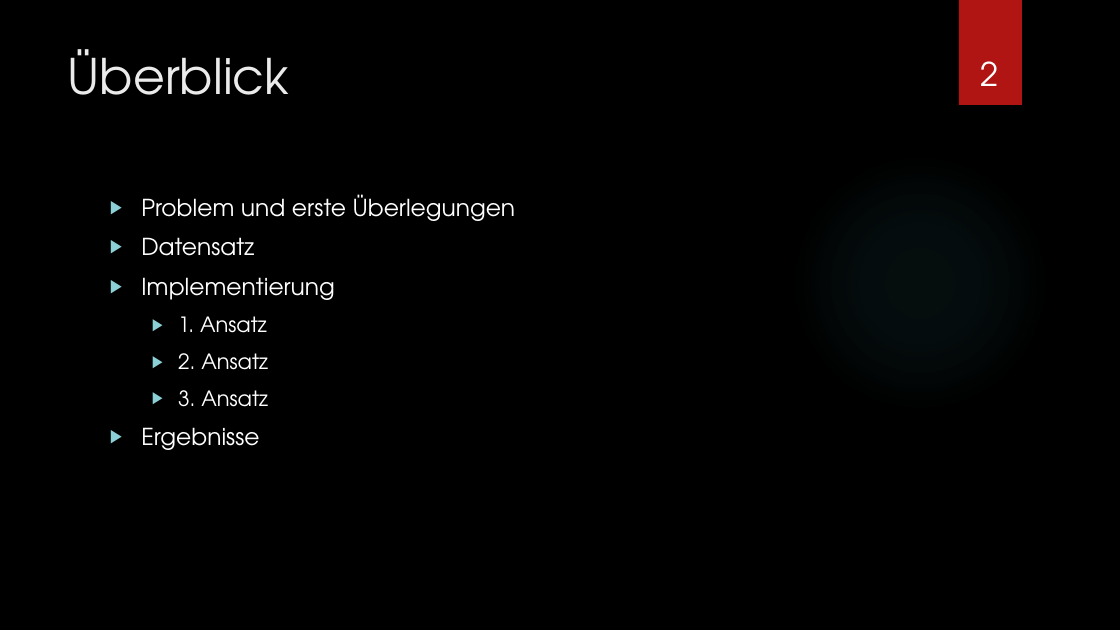
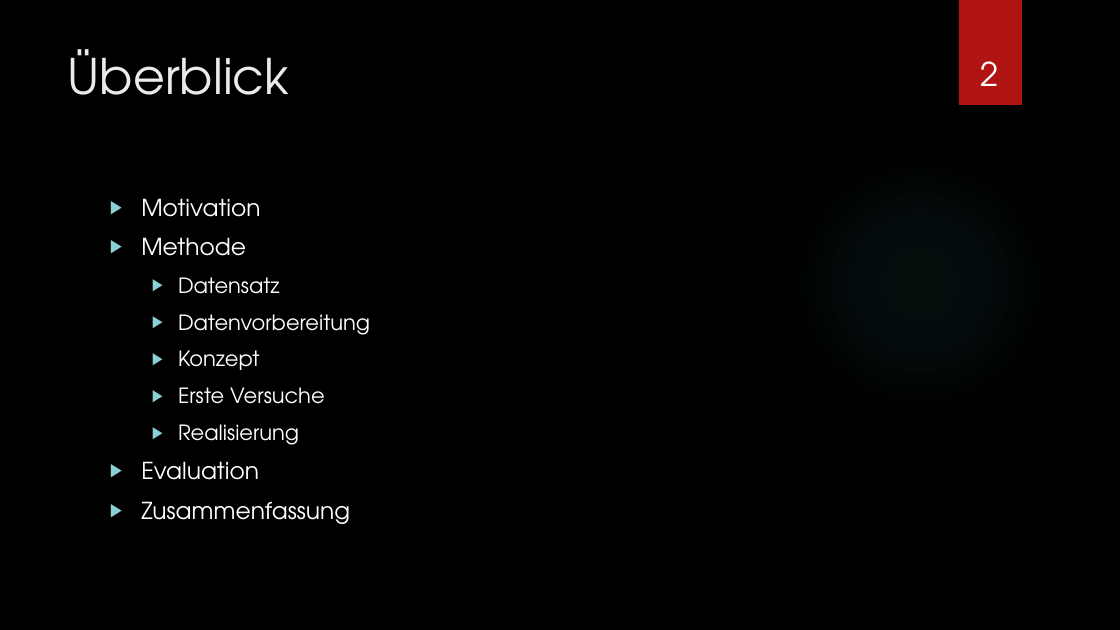
Before and after one commit to thilobru/BigData, a slide deck: slide 2 of Präsentation/präsentation.pptx. Drawn at 1120x630 pixels with LibreOffice and Linux fonts; fonts in the diff are those of the drawing; background and template pictures are left out. Boxes give left, top, right and bottom in pixels: in the first picture for what was removed or moved away, otherwise in the second. Text is boxed around its words. In the diff, an @@ line names an element or a change of style, - is before the commit and + after.

```diff
--- a/Präsentation/präsentation.pptx
+++ b/Präsentation/präsentation.pptx
@@ text at bbox=[141, 198, 260, 256]: text changed @@
-▶ Problem und erste Überlegungen
+▶ Motivation
+▶ Methode
@@ text at bbox=[178, 277, 279, 294]: size 20 to 18 pt in "Datensatz"; list level 1 to 2 in "Datensatz" @@
@@ text at bbox=[141, 314, 370, 524]: text changed; size 20 to 18 pt @@
-▶ Implementierung
-  ▶ 1. Ansatz
-  ▶ 2. Ansatz
-  ▶ 3. Ansatz
-▶ Ergebnisse
+  ▶ Datenvorbereitung
+  ▶ Konzept
+  ▶ Erste Versuche
+  ▶ Realisierung
+▶ Evaluation
+▶ Zusammenfassung
```
Also in this commit, not shown: 1 other slide changed, 11 slides added, 6 slides removed, 5 other files.
